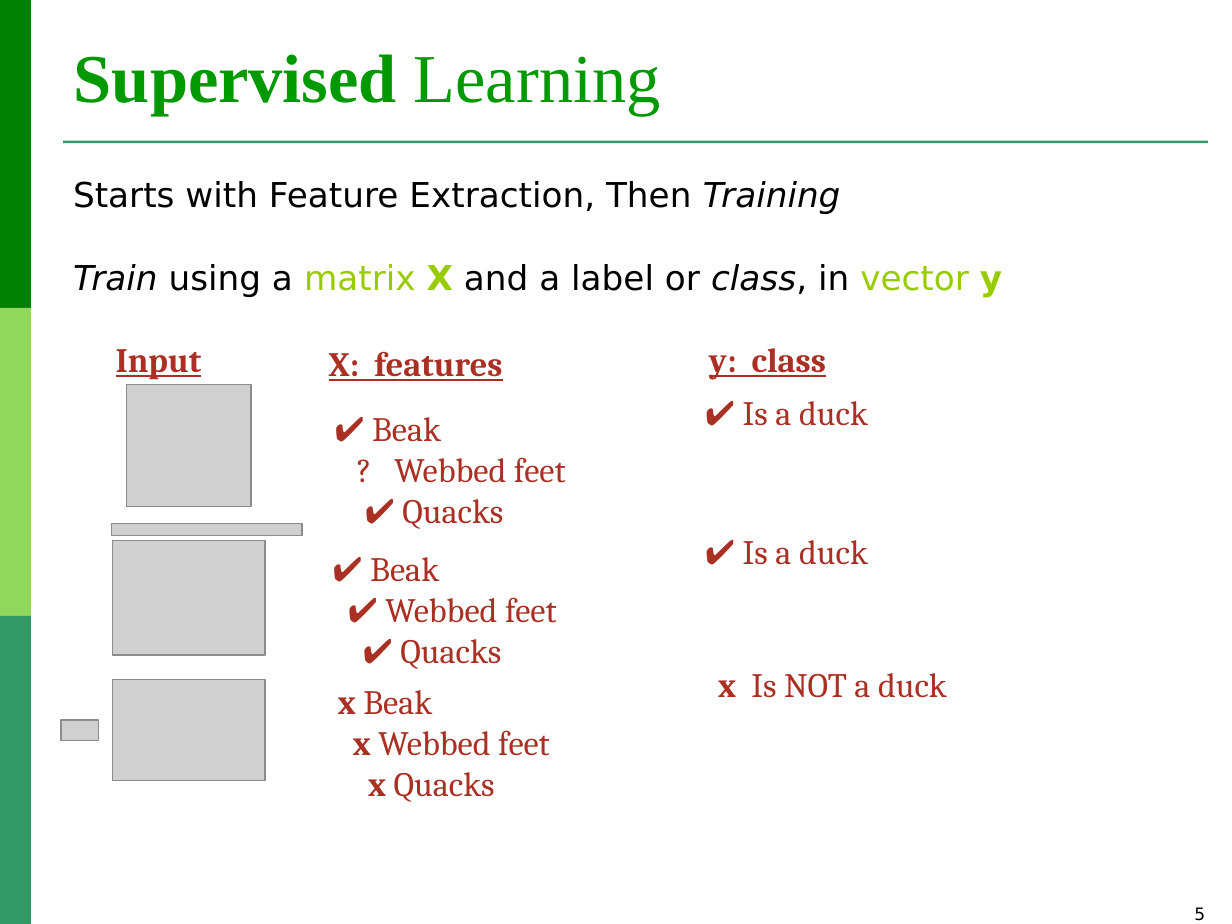
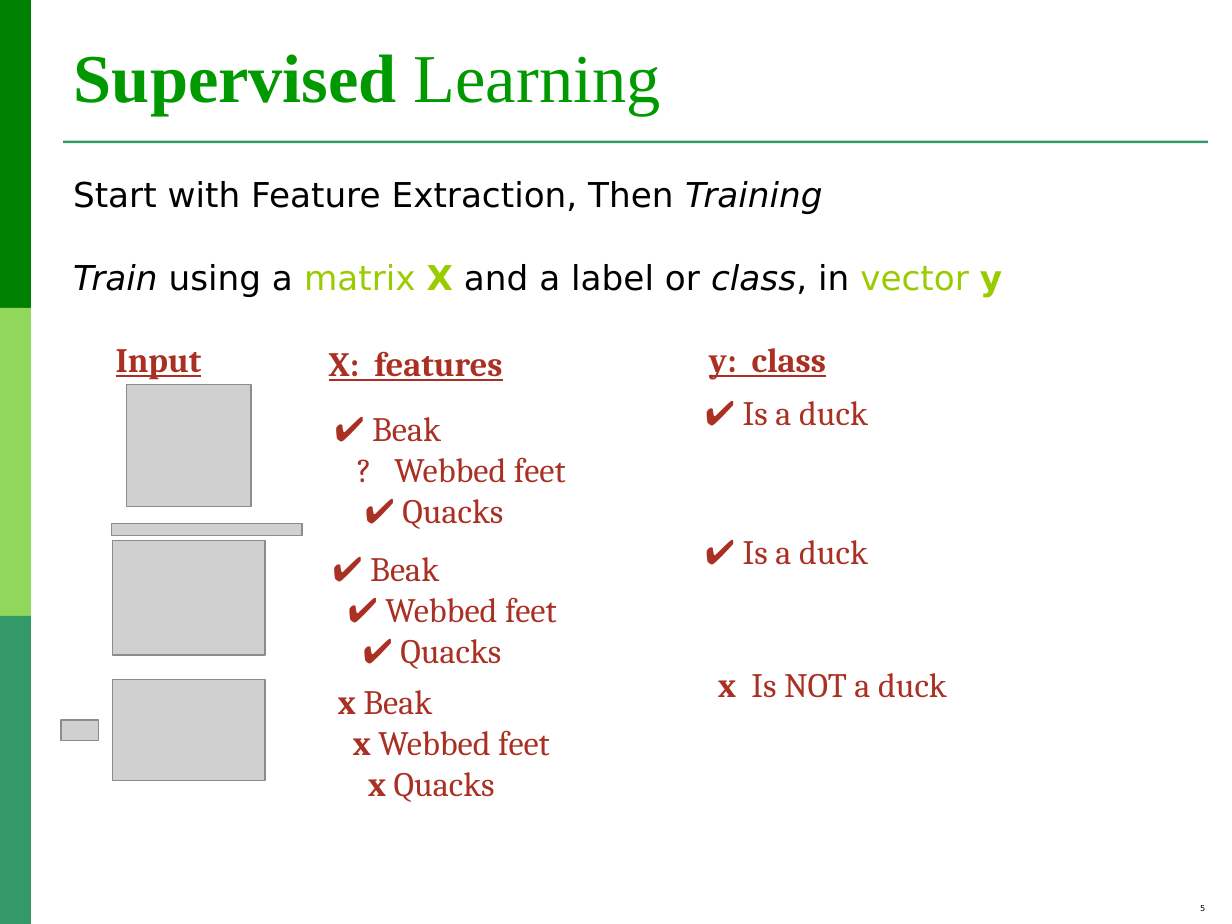
Before and after one commit to lauradiosan/DS-UBB, a slide deck: slide 5 of 2024-2025/lectures/ML_regression.ppt. Drawn at 1232x924 pixels with LibreOffice and Linux fonts; fonts in the diff are those of the drawing; grey boxes stand for pictures. Boxes give left, top, right and bottom in pixels: in the first picture for what was removed or moved away, otherwise in the second. Text is boxed around its words. In the diff, an @@ line names an element or a change of style, - is before the commit and + after.

```diff
--- a/2024-2025/lectures/ML_regression.ppt
+++ b/2024-2025/lectures/ML_regression.ppt
@@ text at (73,181,822,214): text changed @@
-Starts with Feature Extraction, Then Training
+Start with Feature Extraction, Then Training
@@ page number at (1200,905,1205,911): size 10 to 4.8 pt @@
```
Also in this commit, not shown: 18 other slides changed, 11 other files.
